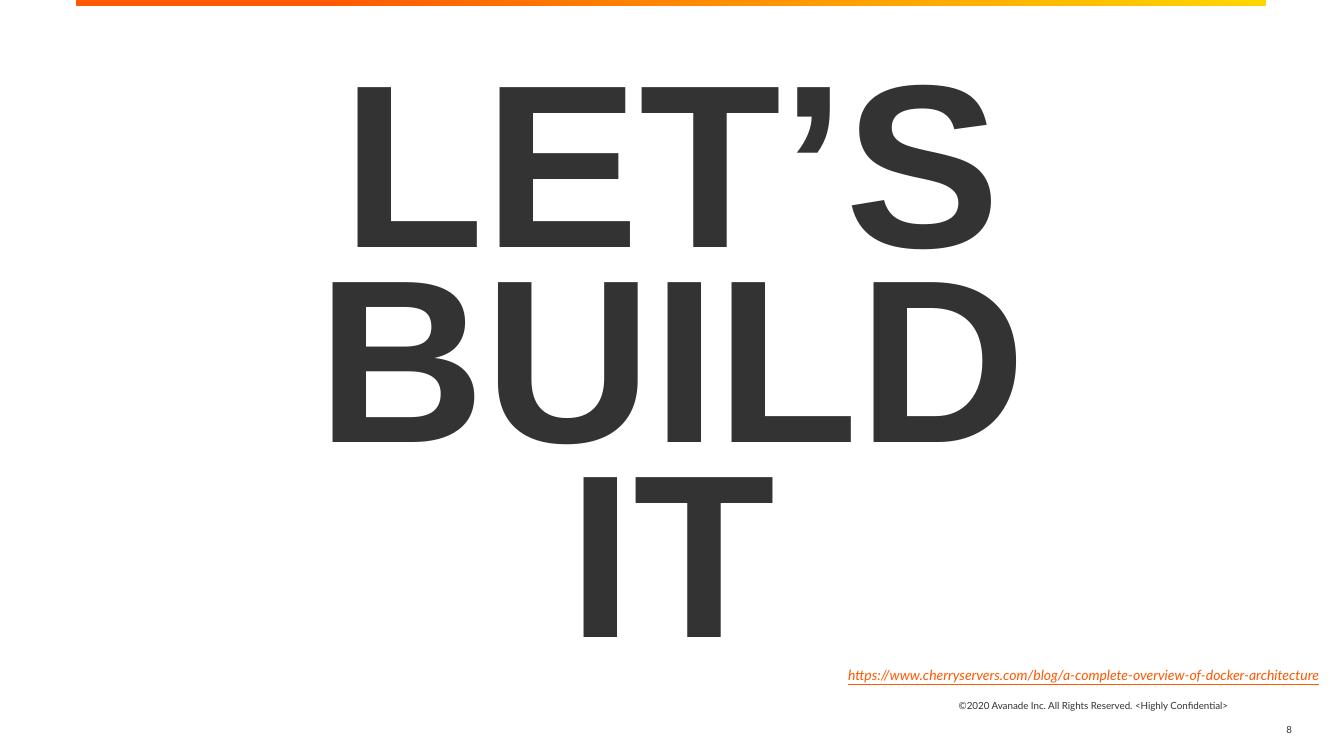
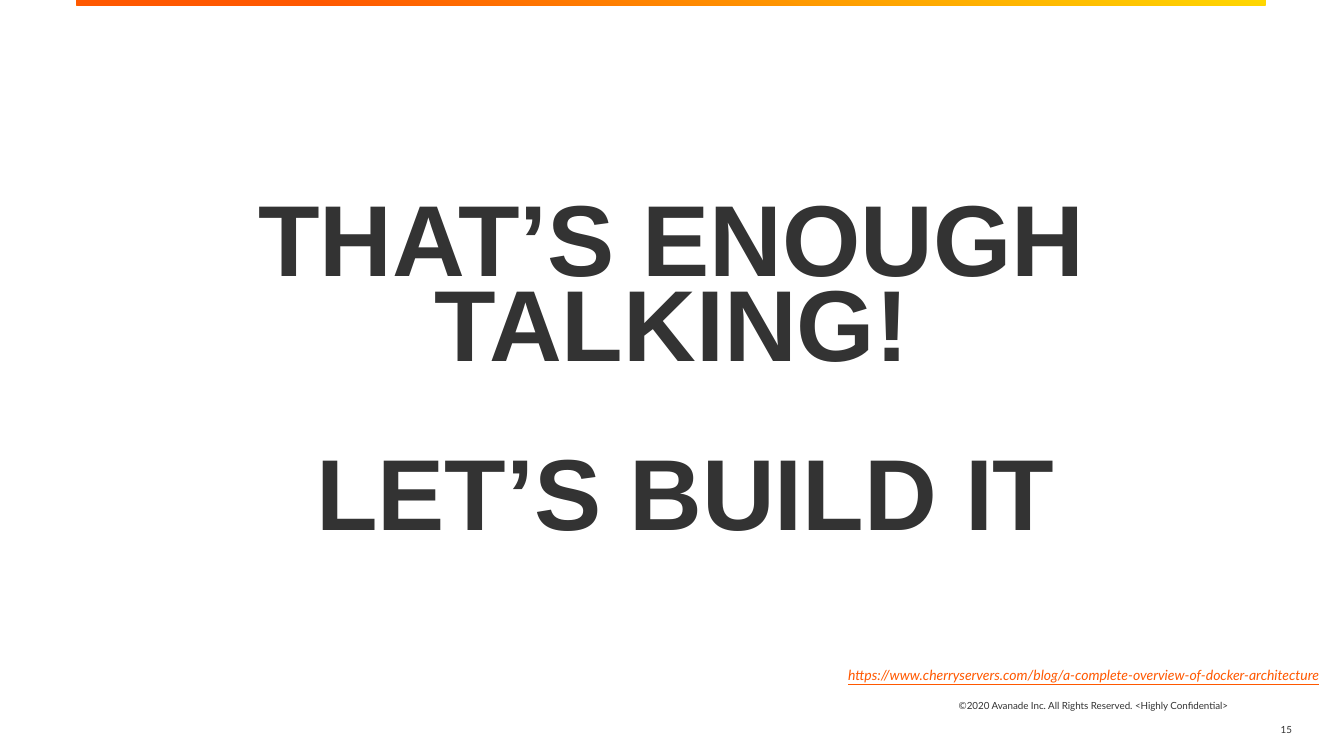
Before and after one commit to deanl1982/Avanade-Containers-AKS-Series, a slide deck: slide 15 of Session-02/Containers-Docker-S02.pptx (slide 8 before the commit). Drawn at 1344x756 pixels with LibreOffice and Linux fonts; fonts in the diff are those of the drawing; background and template pictures are left out. Boxes give left, top, right and bottom in pixels: in the first picture for what was removed or moved away, otherwise in the second. Text is boxed around its words. In the diff, an @@ line names an element or a change of style, - is before the commit and + after.

```diff
--- a/Session-02/Containers-Docker-S02.pptx
+++ b/Session-02/Containers-Docker-S02.pptx
@@ title "THAT’S ENOUGH TALKING! LET’S BUILD ..." at <box>259,205,1085,531</box>: vertical alignment top to middle @@
@@ title at <box>259,205,1085,531</box>: text changed; size 166 to 72 pt @@
-LET’S
-BUILD
-IT
+THAT’S ENOUGH TALKING!
+LET’S BUILD IT
@@ page number at <box>1281,726,1292,733</box>: text changed @@
-8
+15
```
Also in this commit, not shown: 1 other slide changed, 13 slides added, 6 slides removed, 2 other files.
